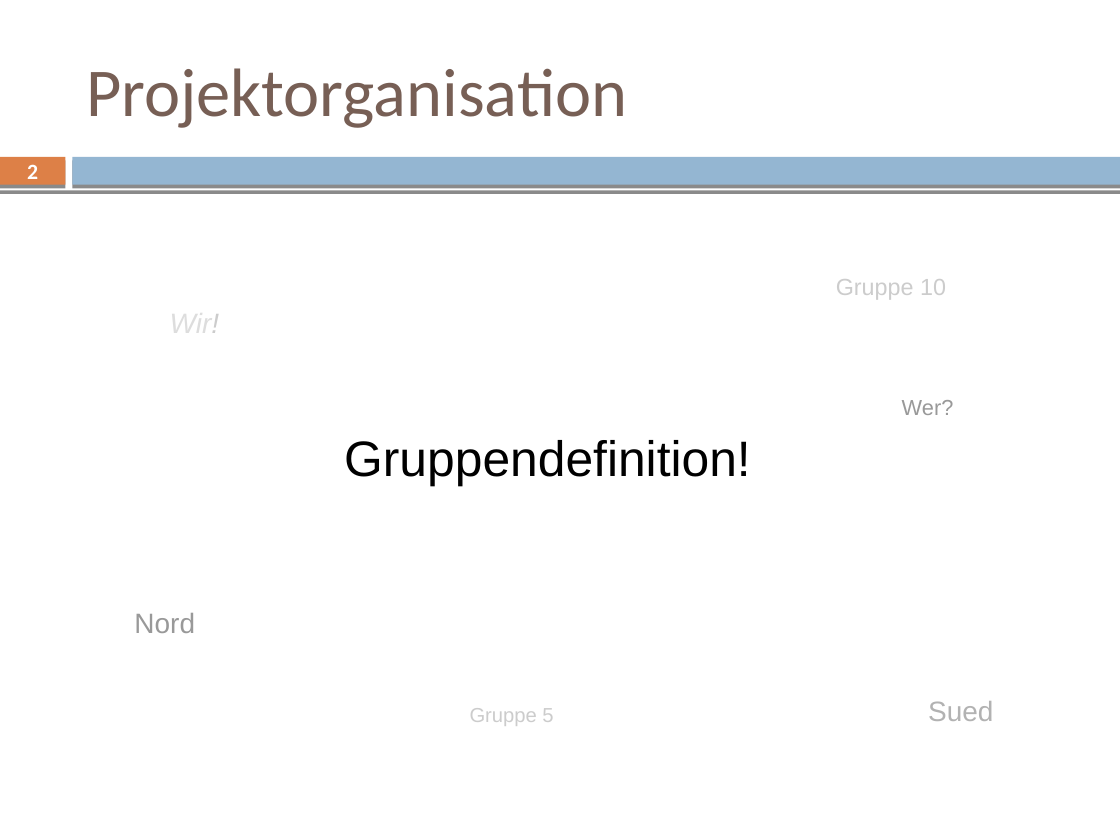
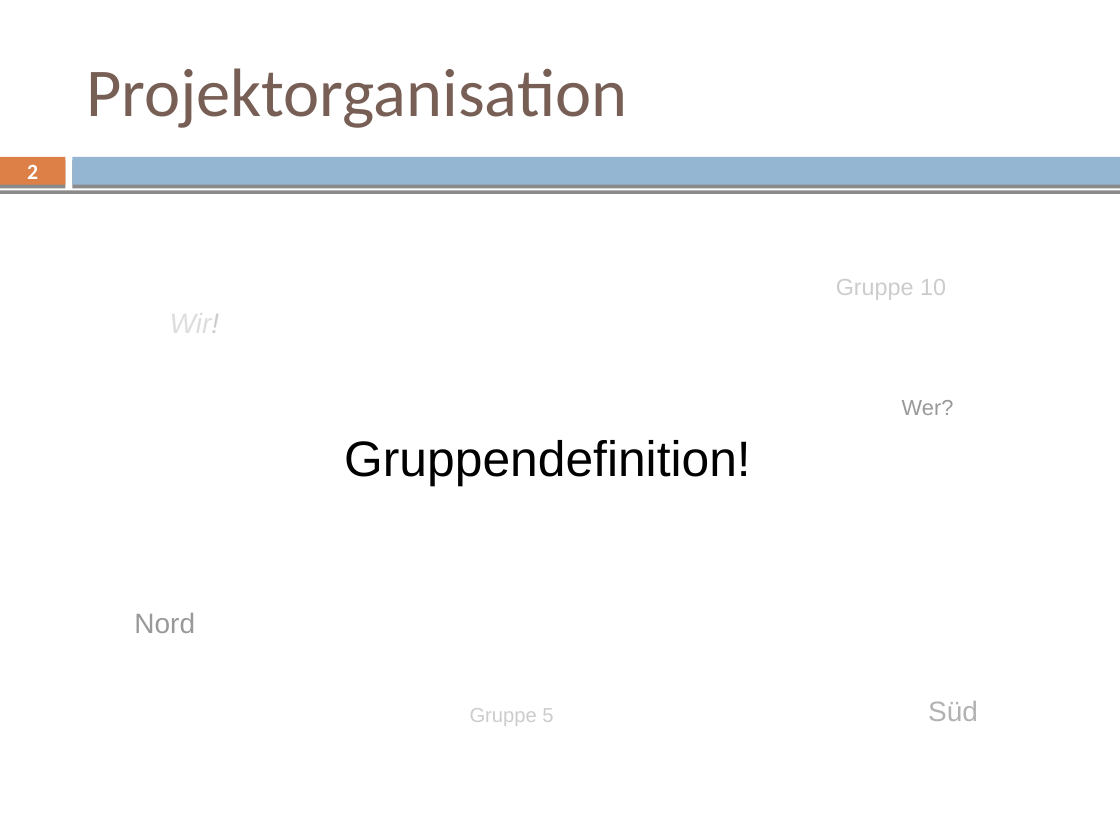
Before and after one commit to mvw/Wilddiebe10, a slide deck: slide 2 of keynote/keynote_part1_sascha.odp. Drawn at 1120x840 pixels with LibreOffice and Linux fonts; fonts in the diff are those of the drawing. Boxes give left, top, right and bottom in pixels: in the first picture for what was removed or moved away, otherwise in the second. Text is boxed around its words. In the diff, an @@ line names an element or a change of style, - is before the commit and + after.

Commit message:
keynote: typos

```diff
--- a/keynote/keynote_part1_sascha.odp
+++ b/keynote/keynote_part1_sascha.odp
@@ text at (928,701,978,721): text changed @@
-Sued
+Süd
```
Also in this commit, not shown: 4 other slides changed, 1 other file.
